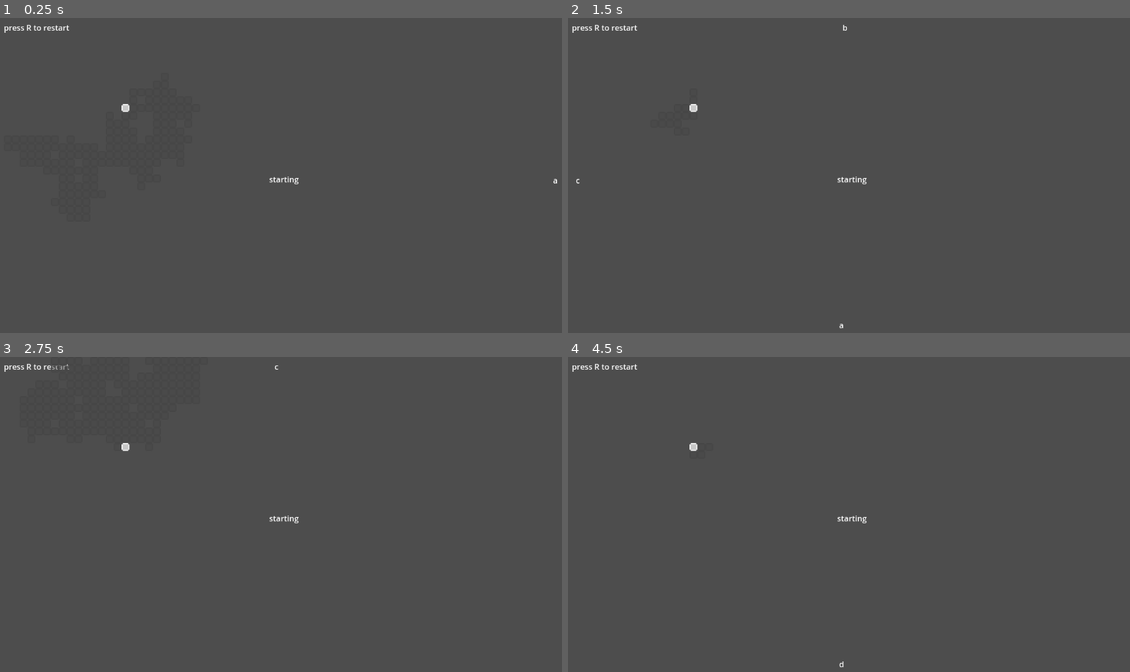
Above: before the commit, frames 1-4 (two rows, left to right).
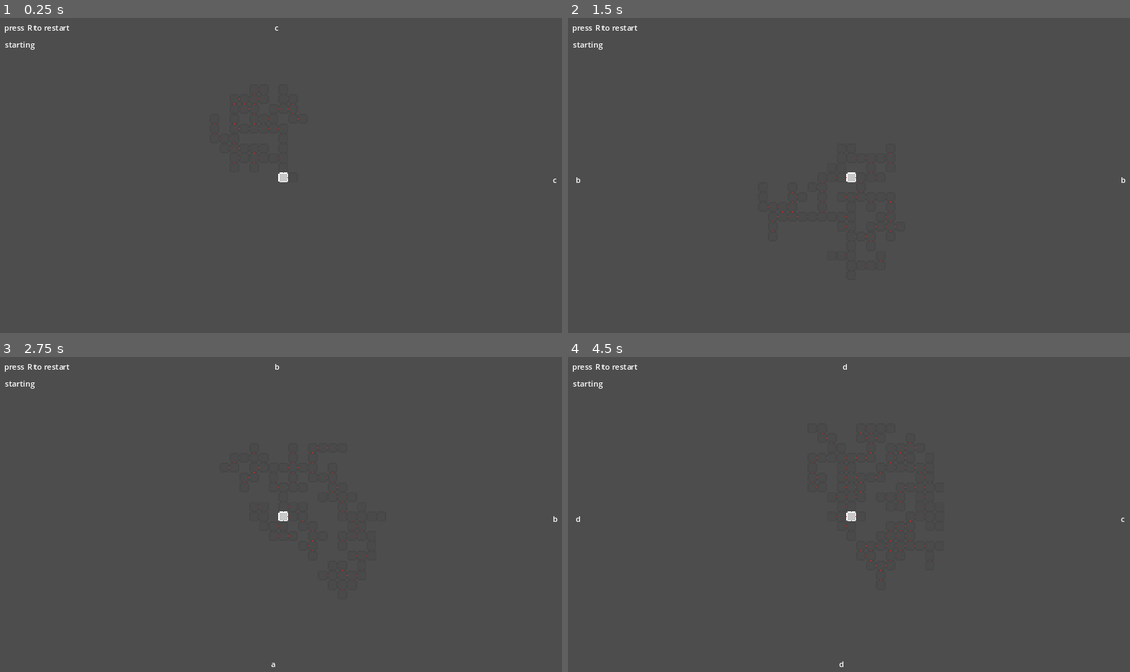
Above: after the commit, the same moments.

Repository: bkopchains/godot-sandbox
Game: Godot game, scene res://scenes/game.tscn
Two runs of this game, one before a commit and one after it. Both use one fixed random seed, a clock stepped at 60 frames per second and the inputs below.
Inputs:
- Up to frame 1 (0.25 s): no input
- Up to frame 2 (1.5 s): tap R at 0.5, 1.35 s; hold Right (right) 0.53-1.28 s; hold R 0.53-1.28 s; hold Down (down) from 1.28 s (still down)
- Up to frame 3 (2.75 s): tap R at 2 s; release Down (down) at 2.03 s; hold Right (right) from 2.03 s (still down); hold R from 2.03 s (still down)
- Up to frame 4 (4.5 s): release Right (right) at 2.78 s; release R at 2.78 s; hold Up (up) 2.78-3.53 s; tap R at 2.85, 3.5, 4.35 s; hold R 3.53-4.28 s; hold Left (left) from 3.53 s (still down)

The runs differ from the first frame. In frame 1, 0.3% of the frame differs, in the area x 0-100%, y 2-53%; in frame 2, 0.3%; in frame 3, 0.3%; in frame 4, 0.4%, in the area x 0-99%, y 2-99%.

Commit message:
doors and less chunky generation

Diff:
--- a/project.godot
+++ b/project.godot
@@ -17,7 +17,7 @@
 
 [display]
 
-window/stretch/mode="viewport"
+window/stretch/mode="canvas_items"
 
 [input]
 
@@ -45,3 +45,7 @@
 , Object(InputEventKey,"resource_local_to_scene":false,"resource_name":"","device":-1,"window_id":0,"alt_pressed":false,"shift_pressed":false,"ctrl_pressed":false,"meta_pressed":false,"pressed":false,"keycode":0,"physical_keycode":68,"key_label":0,"unicode":100,"echo":false,"script":null)
 ]
 }
+
+[rendering]
+
+textures/canvas_textures/default_texture_filter=0
--- a/scenes/game.tscn
+++ b/scenes/game.tscn
@@ -56,10 +56,10 @@
 position = Vector2(7, 14)
 
 [node name="type" type="Label" parent="."]
-offset_left = 549.0
-offset_top = 318.0
-offset_right = 593.0
-offset_bottom = 341.0
+offset_left = 10.0
+offset_top = 43.0
+offset_right = 54.0
+offset_bottom = 66.0
 text = "type
 "
 
@@ -67,5 +67,5 @@
 position = Vector2(576, 324)
 
 [node name="Map" parent="." instance=ExtResource("3_gncw3")]
-position = Vector2(256, 184)
-scale = Vector2(2, 2)
+position = Vector2(578, 326)
+scale = Vector2(2.5, 2.5)
--- a/scenes/map/tile_notvisited.tscn
+++ /dev/null
@@ -1,6 +0,0 @@
-[gd_scene load_steps=2 format=3 uid="uid://dy4cnnnmfve4l"]
-
-[ext_resource type="Texture2D" uid="uid://dw2qyoveql5ql" path="res://assets/textures/map_notvisited.png" id="1_7or8l"]
-
-[node name="TileVisited" type="Sprite2D"]
-texture = ExtResource("1_7or8l")
--- a/scenes/map/tile_visited.tscn
+++ /dev/null
@@ -1,6 +0,0 @@
-[gd_scene load_steps=2 format=3 uid="uid://d2c3w01l502e6"]
-
-[ext_resource type="Texture2D" uid="uid://byq1b03pwsmsh" path="res://assets/textures/map_visited.png" id="1_1csou"]
-
-[node name="TileVisited" type="Sprite2D"]
-texture = ExtResource("1_1csou")
--- a/scripts/game.gd
+++ b/scripts/game.gd
@@ -10,6 +10,8 @@
 @onready var e_select = $east/e_select
 @onready var w_select = $west/w_select
 @onready var map: Map = $Map
+
+@export var map_max_distance = 10;
 
 var game_room: Room;
 
@@ -36,9 +38,10 @@
 		# Randomly decide how many new rooms to create in random directions
 		var num_new_rooms = randi() % (max_width + 1)
 
-		for room in range(num_new_rooms):
+		for dir_index in range(4):
 			# Randomly choose a direction to expand
-			var dir_index = randi() % directions.size()
+			var make_room_chance = randi_range(0,10) <= 5
+			var make_door_chance = randi_range(0,10) <= 2
 			var direction = directions[dir_index]
 
 			# Determine new room position
@@ -53,18 +56,32 @@
 				"west":
 					new_pos += Vector2(-1, 0)
 
-			# Check if new position is not yet occupied
-			if not room_map.has(new_pos):
-				var new_type = types[randi() % types.size()]
-				var new_room: Room = Room.new(new_type, new_pos)
-				current_room.doors[direction] = door_types[randi() % door_types.size()]
-				new_room.doors[get_opposite_direction(direction)] = current_room.doors[direction]
+			# Check if new position is not yet occupied and within max distance
+			if (not room_map.has(new_pos)) and absf(Vector2(0,0).distance_to(new_pos)) <= max_width:
+				if(make_room_chance):
+					var new_type = types[randi() % types.size()]
+					var new_room: Room = Room.new(new_type, new_pos)
+					current_room.doors[direction] = door_types[randi() % door_types.size()]
+					new_room.doors[get_opposite_direction(direction)] = current_room.doors[direction]
+					map.add_door(current_room, new_room);
 
-				current_room.rooms[direction] = new_room;
-				new_room.rooms[get_opposite_direction(direction)] = current_room;
+					current_room.rooms[direction] = new_room;
+					new_room.rooms[get_opposite_direction(direction)] = current_room;
 
-				room_map[new_pos] = new_room
-				queue.append(new_pos)
+					room_map[new_pos] = new_room
+					queue.append(new_pos)
+				else:
+					room_map[new_pos] = null;
+					current_room.rooms[direction] = null;
+			# If pointing at a space that already has a room, add a chance to build a door between them
+			elif(room_map.has(new_pos) and room_map[new_pos] != null):
+				if(make_door_chance):
+					current_room.doors[direction] = door_types[randi() % door_types.size()]
+					room_map[new_pos].doors[get_opposite_direction(direction)] = current_room.doors[direction]
+					map.add_door(current_room, room_map[new_pos]);
+
+					current_room.rooms[direction] = room_map[new_pos];
+					room_map[new_pos].rooms[get_opposite_direction(direction)] = current_room;
 
 	return room_map
 
@@ -99,7 +116,7 @@
 		get_tree().reload_current_scene();
 
 func _ready():
-	var room_map = generate_branching_room_map(5);
+	var room_map = generate_branching_room_map(map_max_distance);
 	game_room = room_map[Vector2(0,0)];
 	update_room(game_room);
 
--- a/scripts/map.gd
+++ b/scripts/map.gd
@@ -2,9 +2,11 @@
 extends Node2D
 
 var tiles: Dictionary = {}
+var doors: Dictionary = {}
 var current_pos = Vector2();
 
 var tile = preload("res://scenes/map/tile.tscn");
+var sprite_door = "res://assets/textures/door.png";
 var sprite_current = "res://assets/textures/map_current.png";
 var sprite_notvisited = "res://assets/textures/map_notvisited.png";
 var sprite_visited = "res://assets/textures/map_visited.png";
@@ -18,3 +20,10 @@
 	tiles[current_pos].texture = ImageTexture.create_from_image(Image.load_from_file(sprite_visited))
 	tiles[room.coords].texture = ImageTexture.create_from_image(Image.load_from_file(sprite_current))
 	current_pos = room.coords;
+
+func add_door(room1: Room, room2: Room):
+	var door_pos = room1.coords.lerp(room2.coords, 0.5);
+	doors[door_pos] = tile.instantiate();
+	doors[door_pos].position = door_pos * 8;
+	doors[door_pos].texture = ImageTexture.create_from_image(Image.load_from_file(sprite_door))
+	add_child(doors[door_pos])
Binary file added: assets/textures/door.png
Not shown, added: assets/textures/door.png.import
